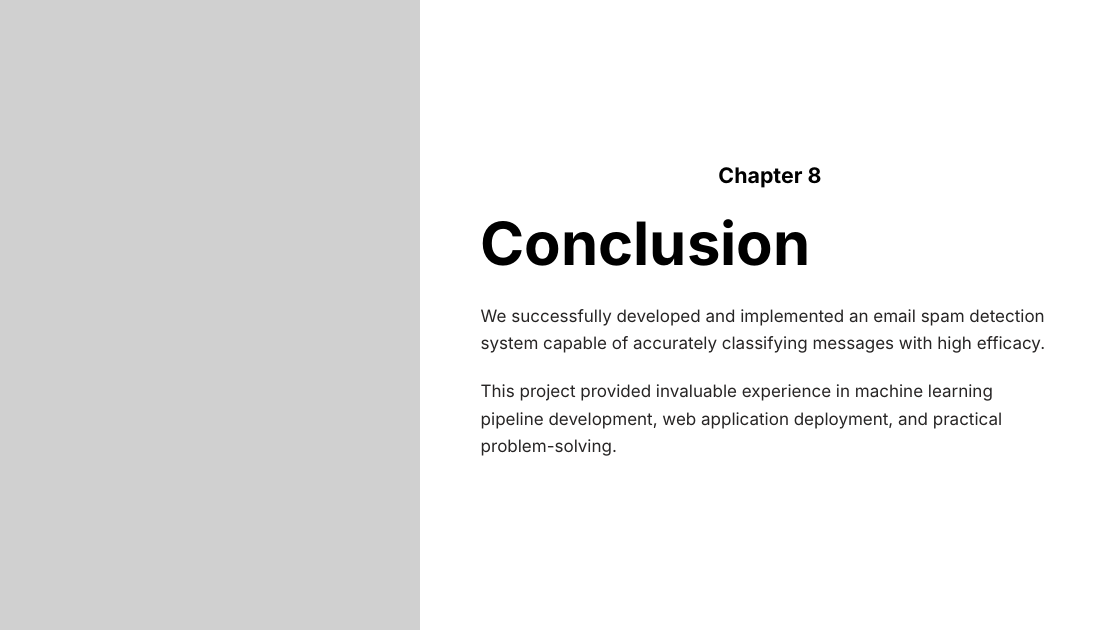
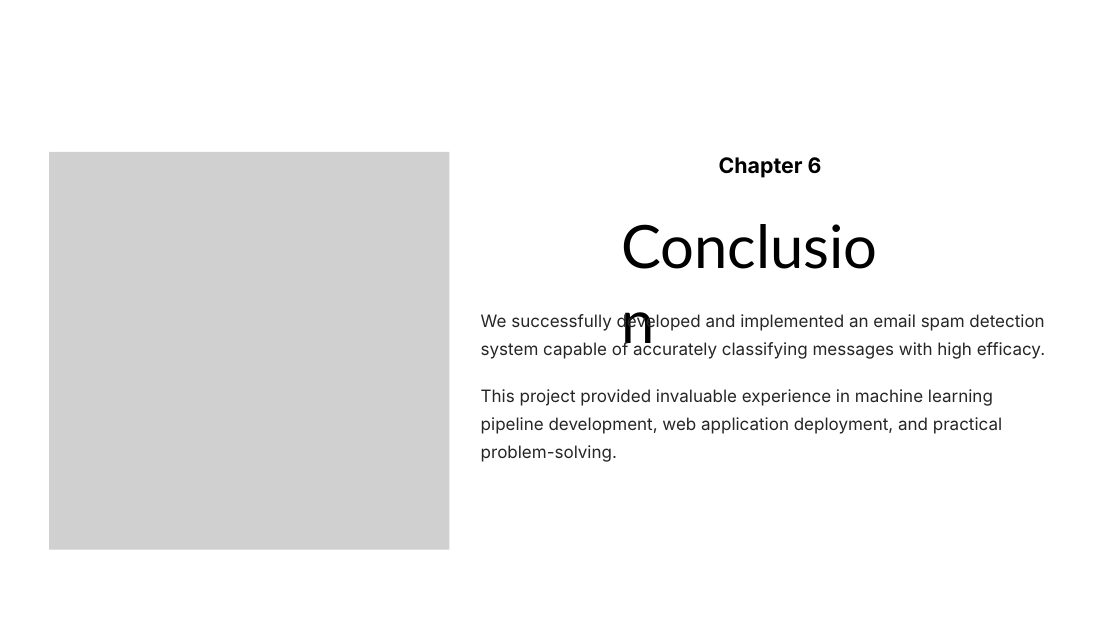
Before and after one commit to adreerajdas/Adree-Spam-Detection, a slide deck: slide 11 of frontend/public/documents/Spam_Detection_Presentation.pptx (slide 9 before the commit). Drawn at 1120x630 pixels with LibreOffice and Linux fonts; fonts in the diff are those of the drawing; grey boxes stand for pictures; background and template pictures are left out. Boxes give left, top, right and bottom in pixels: in the first picture for what was removed or moved away, otherwise in the second. Text is boxed around its words. In the diff, an @@ line names an element or a change of style, - is before the commit and + after.

```diff
--- a/frontend/public/documents/Spam_Detection_Presentation.pptx
+++ b/frontend/public/documents/Spam_Detection_Presentation.pptx
@@ picture: place and size @@
-picture at <box>0,0,420,630</box>
+picture at <box>49,152,450,549</box>
@@ text at <box>719,157,822,178</box>: text changed @@
-Chapter 8
+Chapter 6
@@ text "Conclusion": place and size @@
-text "Conclusion" at <box>481,219,811,266</box>
+text "Conclusion" at <box>621,206,906,279</box>
@@ text "Conclusion" at <box>621,206,906,279</box>: font Inter to Lato, bold off @@
@@ text "We successfully developed and implemented ...": place and size @@
-text "We successfully developed and implemented ..." at <box>481,309,1045,353</box>
+text "We successfully developed and implemented ..." at <box>481,313,1045,359</box>
@@ text "This project provided invaluable experience ...": place and size @@
-text "This project provided invaluable experience ..." at <box>481,384,1002,456</box>
+text "This project provided invaluable experience ..." at <box>481,389,1002,462</box>
```
Also in this commit, not shown: 5 other slides changed, 8 slides added, 4 slides removed.
